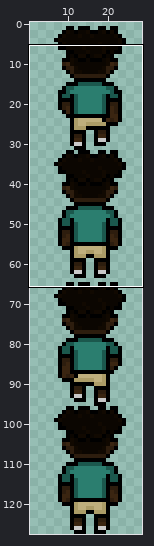
File history of a sprite sheet, SegundaChance/Assets/Sprites/Player/Mateo_de_costas.png. Above, an overview of the earlier version with the close-up marked.
Close-up. Before the edit:
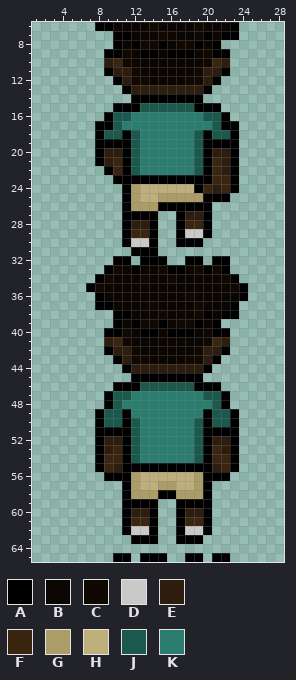
The file is 32x128 pixels. Shown: x 1..28, y 6..65. The wide view leaves out empty margins. The commit also changed other parts of the picture, which this record leaves out.
Palette (. is transparent): A #000000  B #0b0601  C #110901  D #c9c9c9  E #2d1d0e  F #3a2511  G #ac9c67  H #bfaf7d  J #1b584d  K #2b7e6f
Pixels before, first column x 7:
 6 .AABBBBCBBBBCBBBA.
 7 ...AABBBCBBBCABAA.
 8 ...ABACCABCCABA...
 9 ..AACBAABAAABCAA..
10 ..EFCBBBBBBBBCFE..
11 ..AEECBBBBBBCEEA..
12 ...AECCBBBBCCEA...
13 ....AEEEEEEEEA....
14 .....AAAAAAAA.....
15 ...AAAJJJJJJAAA...
16 ..AJJKKKKKKKKJJA..
17 .AAJKKKKKKKKKKJAA.
18 .AJJAJKKKKKKJAJJA.
19 .AAAAJKKKKKKJAAAA.
20 .AEEAJKKKKKKJAEEA.
21 .AEFAJKKKKKKJAFEA.
22 ..AFAJKKKKKKJAFEA.
23 ...AAAAAAAAAAAFFA.
24 ....AGHHHHHHAFEFA.
25 ....AGHHGGGGGAAA..
26 ....AGGGAAAAAA....
27 ....AAAA..AEEA....
28 ....AEEA..AFFA....
29 ....AFFA..ADDA....
30 ....ADDA..AAA.....
31 .....AAA..........
32 ...AA.AAA..AA.AA..
33 ..ACBABBCAABCACA..
34 .ACBBBCBBCBBBBBCA.
35 ACBBBBBBBBBBBBBBCA
36 .ABBBBBBBBBCBBBBBA
37 .AABBBBCBBBBCBBBA.
38 ...AABBBCBBBCABAA.
39 ...ABACCABCCABA...
40 ..AACBAABAAABCAA..
41 ..EFCBBBBBBBBCFE..
42 ..AEECBBBBBBCEEA..
43 ...AECCBBBBCCEA...
44 ....AEEEEEEEEA....
45 .....AAAAAAAA.....
46 ...AAAJJJJJJAAA...
47 ..AJJKKKKKKKKJJA..
48 ..AJKKKKKKKKKKJA..
49 .AJJAKKKKKKKKAJJA.
50 .AJJAJKKKKKKJAJJA.
51 .AAAAJKKKKKKJAAAA.
52 .AEEAJKKKKKKJAEEA.
53 .AEFAJKKKKKKJAFEA.
54 .AFFAJKKKKKKJAFFA.
55 .AFEAAAAAAAAAAEFA.
56 ..AAAGHHHHHHGAAA..
57 ....AGHHGGHHGA....
58 ....AGGGAAGGGA....
59 ....AAAA..AAAA....
60 ....AEEA..AEEA....
61 ....AFFA..AFFA....
62 ....ADDA..ADDA....
63 .....AAA..AAA.....
64 ..................
65 ...AA.AAA..AA.AA..
After the commit:
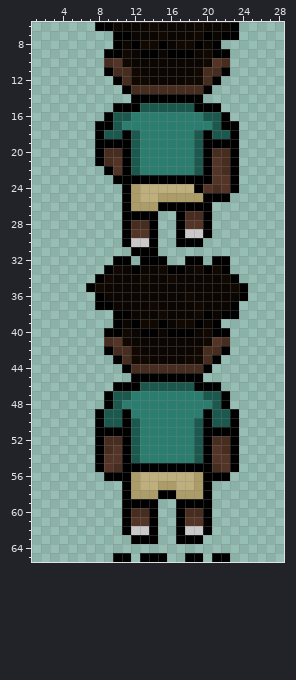
Change:
Colour E changes from #2d1d0e to #472c20.
Colour F changes from #3a2511 to #543426.
Changed places in both close-ups, as pixel boxes (x1, y1, x2, y2):
changed: (104, 58, 230, 94)
changed: (104, 148, 122, 175)
changed: (131, 148, 230, 238)
changed: (104, 337, 230, 373)
changed: (104, 436, 122, 472)
changed: (212, 436, 230, 472)
changed: (131, 508, 203, 526)
